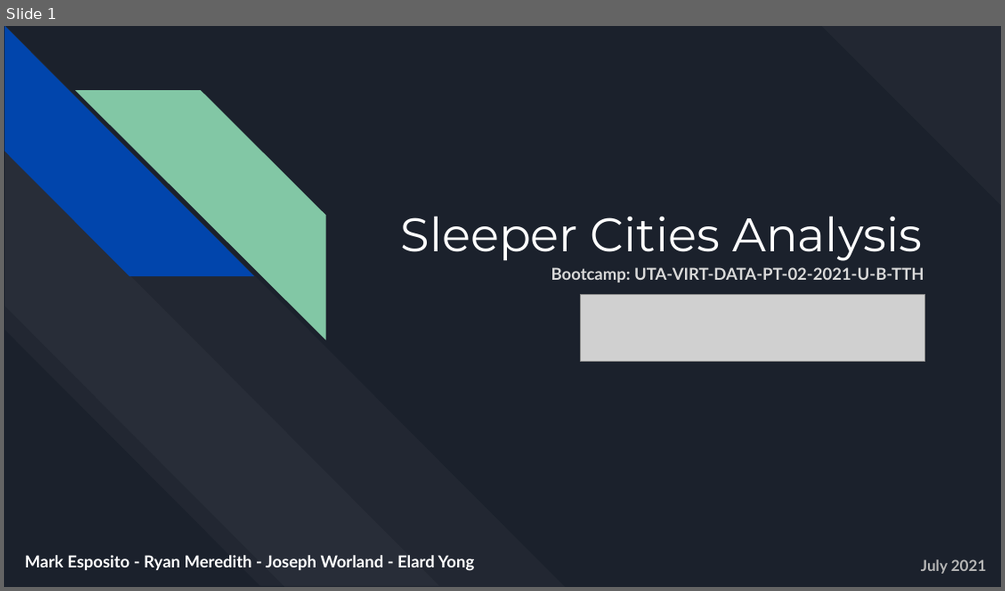
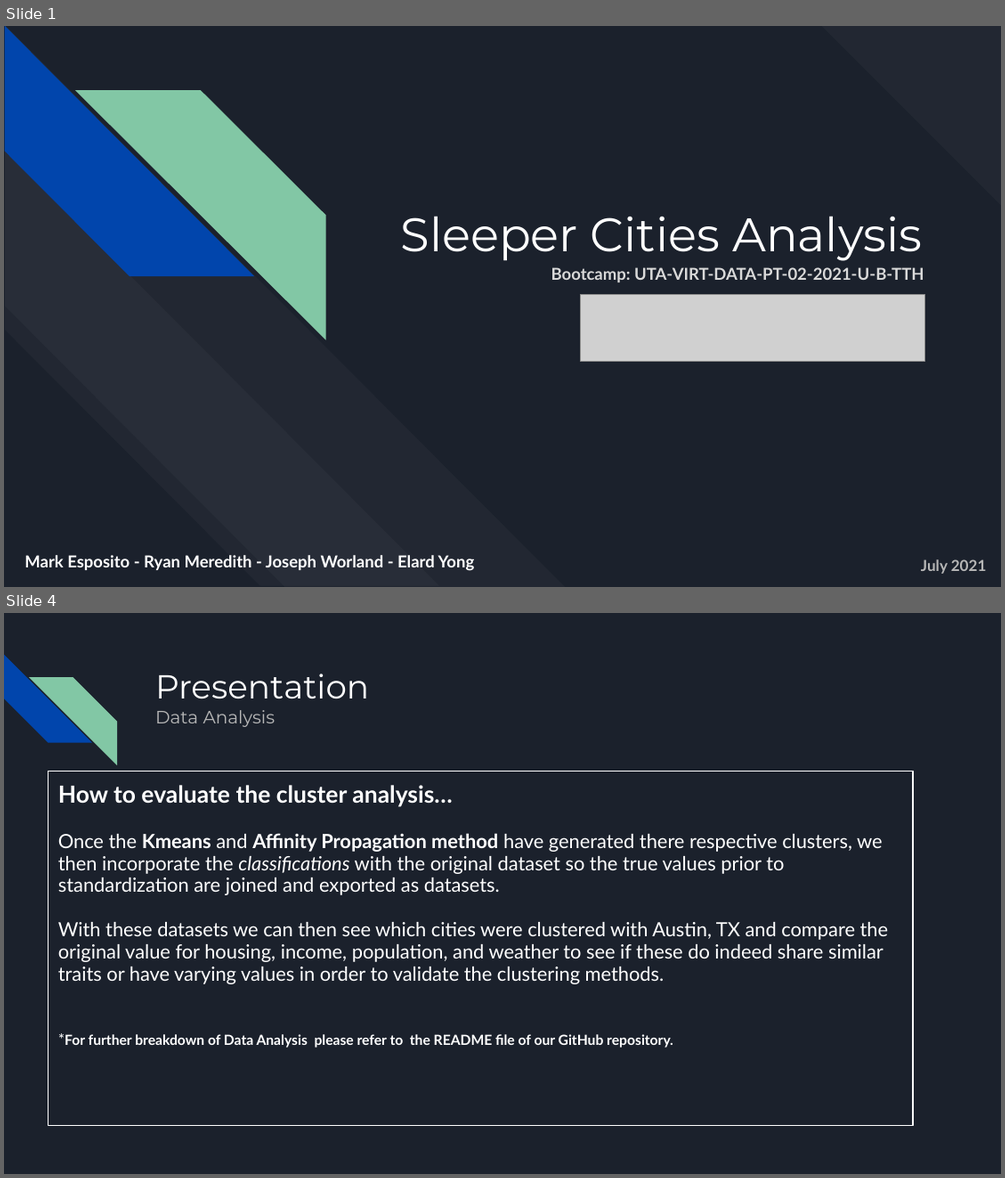
Before and after one commit to marke0816/Sleeper_Cities, a slide deck: Resources/Sleeper_Cities_Analysis.pptx. Shown one above the other, each under a label of ours: slide 1 before the commit, slides 1 and 4 after it; the slides between them are not shown. The pictures are 1005x591 and 1005x1178 pixels, drawn with LibreOffice and Linux fonts; fonts in the diff are those of the drawing; grey boxes stand for pictures. Boxes give left, top, right and bottom in pixels: in the first picture for what was removed or moved away, otherwise in the second. Text is boxed around its words. In the diff, an @@ line names an element or a change of style, - is before the commit and + after.

Commit message:
Updated ppt slide and readme file

```diff
--- a/Resources/Sleeper_Cities_Analysis.pptx
+++ b/Resources/Sleeper_Cities_Analysis.pptx
@@ slide 4 added at (4,613,1001,1174), background #1B212C @@
@@ diag stripe added at (4,655,92,743), fill #0145AC @@
@@ diag stripe added at (29,677,117,764), fill #82C7A5 @@
@@ title added at (155,674,369,727), 24 pt, text #FFFFFF @@
+Presentation
+Data Analysis
@@ text added at (48,771,912,1126), outline #FFFFFF 0.75 pt, 14.1 pt, text #FFFFFF @@
+How to evaluate the cluster analysis…
+Once the Kmeans and Affinity Propagation method have generated there respective clusters, we then incorporate the classifications with the original dataset so the true values prior to standardization are joined and exported as datasets.
+With these datasets we can then see which cities were clustered with Austin, TX and compare the original value for housing, income, population, and weather to see if these do indeed share similar traits or have varying values in order to validate the clustering methods.
+*For further breakdown of Data Analysis please refer to the README file of our GitHub repository.
```
Also in this commit, not shown: 2 slides changed, 3 other slides added, 1 other file.
